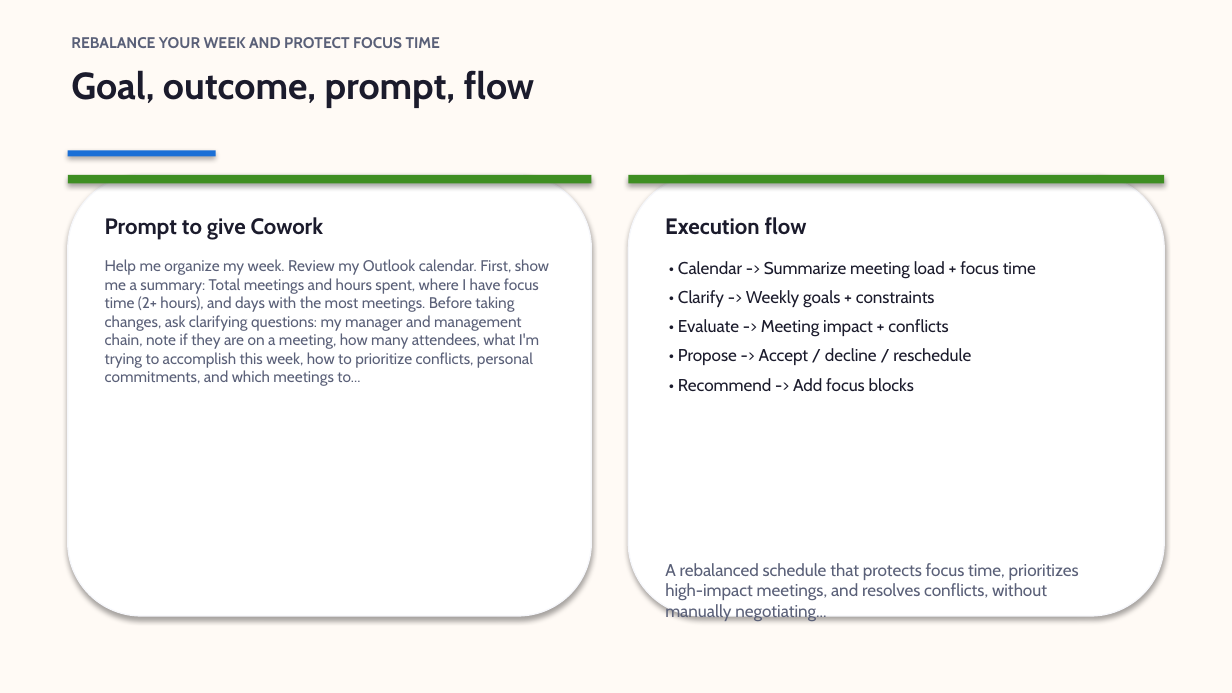
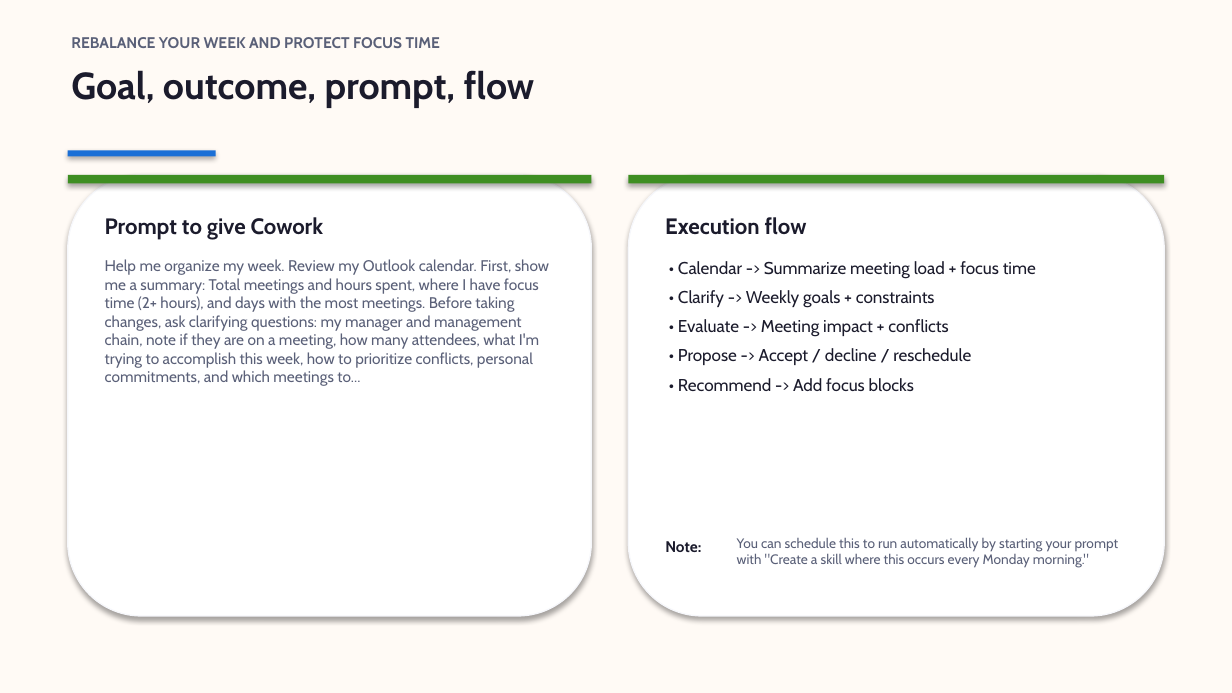
Before and after one commit to steffiyappy/copilot-what-to-use-when, a slide deck: slide 13 of slides/business-lite.pptx. Drawn at 1232x693 pixels with LibreOffice and Linux fonts; fonts in the diff are those of the drawing. Boxes give left, top, right and bottom in pixels: in the first picture for what was removed or moved away, otherwise in the second. Text is boxed around its words. In the diff, an @@ line names an element or a change of style, - is before the commit and + after.

```diff
--- a/slides/business-lite.pptx
+++ b/slides/business-lite.pptx
@@ text added at [737,537,1119,568], 8 pt, text #5A6078 @@
+You can schedule this to run automatically by starting your prompt with "Create a skill where this occurs every Monday morning."
@@ text removed at [665,563,1079,621] @@
-A rebalanced schedule that protects focus time, prioritizes high-impact meetings, and resolves conflicts, without manually negotiating...
@@ text added at [665,541,701,552], 9 pt, text #1B1B2C, bold @@
+Note:
```
Also in this commit, not shown: 1 other slide changed, 8 other files.
